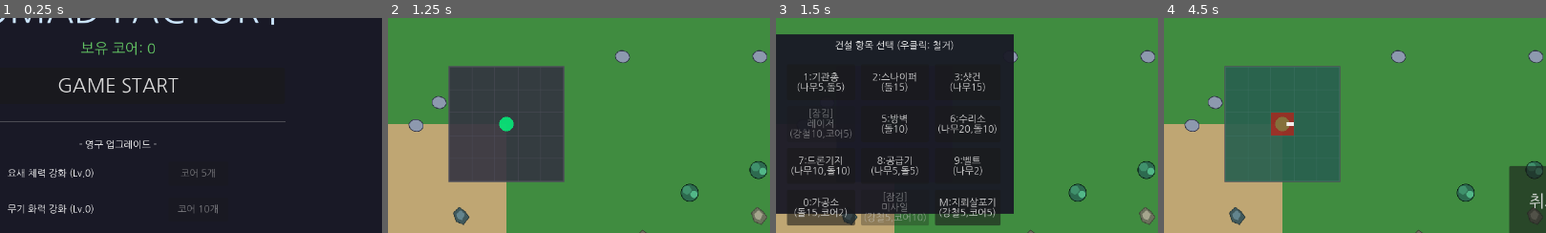
Above: before the commit, frames 1-4 (left to right).
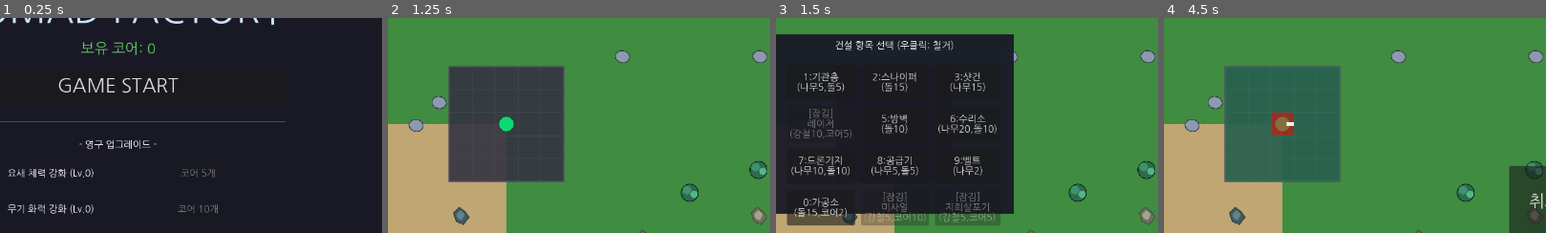
Above: after the commit, the same moments.

Repository: krWebfirewood/nomad-factory
Game: Godot game, scene res://scenes/title_screen.tscn
Same seed, same stepped clock (60 frames per second), same inputs: the game is played once before the commit and once after it.
Inputs:
- Up to frame 1 (0.25 s): no input
- Up to frame 2 (1.25 s): click "GAME START" at 0.5 s
- Up to frame 3 (1.5 s): click "건설" at 1.25 s
- Up to frame 4 (4.5 s): click "대쉬 [Shift]" at 2 s; click "▲" at 2.75 s; click "▼" at 3.5 s; click "1:기관총 (나무5,돌5)" at 4.25 s
The pictures show only the part of the screen within x 34-84%, y 25-75%; the shares and areas given below are measured in that part.

Frames 1-2 are identical in both runs. In frame 3, 1.5% of the frame differs, in the area x 41-59%, y 80-97%; in frame 4, nothing differs.

Commit message:
Fix mine dispenser unlocking logic and placement validator

Diff:
--- a/scripts/player.gd
+++ b/scripts/player.gd
@@ -49,7 +49,7 @@
 var position_history = []
 var max_history = 200
 
-var unlocked_towers = [1, 2, 3, 5, 6, 7, 8, 9, 10, 12] # 4(레이저), 11(미사일) 잠김
+var unlocked_towers = [1, 2, 3, 5, 6, 7, 8, 9, 10] # 4(레이저), 11(미사일), 12(지뢰) 잠김
 
 var active_relics = {
 	"vampire": false,
@@ -241,7 +241,7 @@
 		if build_type == -1 and is_instance_valid(moving_building):
 			check_type = moving_building.get_meta("build_type_id") if moving_building.has_meta("build_type_id") else 1
 
-		var is_internal = (check_type >= 1 and check_type <= 4) or (check_type >= 8 and check_type <= 11)
+		var is_internal = (check_type >= 1 and check_type <= 4) or (check_type >= 8 and check_type <= 12)
 		var is_external = (check_type >= 5 and check_type <= 7)
 		var max_grid = 2
 
@@ -1087,7 +1087,7 @@
 	if build_type == -1 and is_instance_valid(moving_building):
 		check_type = moving_building.get_meta("build_type_id") if moving_building.has_meta("build_type_id") else 1
 
-	var is_internal = (check_type >= 1 and check_type <= 4) or (check_type >= 8 and check_type <= 11)
+	var is_internal = (check_type >= 1 and check_type <= 4) or (check_type >= 8 and check_type <= 12)
 	var is_external = (check_type >= 5 and check_type <= 7)
 
 	var is_inside = abs(grid_pos.x) <= max_grid and abs(grid_pos.y) <= max_grid
@@ -1380,6 +1380,8 @@
 		all_options.append({"id": "unlock_laser", "title": "[해금] 레이저 타워", "desc": "적을 관통하는 강력한 레이저 타워 건설법을 해금합니다."})
 	if not 11 in unlocked_towers:
 		all_options.append({"id": "unlock_missile", "title": "[해금] 미사일 타워", "desc": "폭발성 미사일을 발사하는 타워 건설법을 해금합니다."})
+	if not 12 in unlocked_towers:
+		all_options.append({"id": "unlock_mine", "title": "[해금] 지뢰 살포기", "desc": "적의 이동 경로에 지뢰를 설치하는 살포기 건설법을 해금합니다."})
 
 	if not active_relics.get("vampire"):
 		all_options.append({"id": "relic_vampire", "title": "[유물] 흡혈 코어", "desc": "모든 타워가 적을 공격할 때마다 5% 확률로 요새 체력을 1 회복합니다."})
@@ -1434,6 +1436,9 @@
 		update_hotbar_ui()
 	elif id == "unlock_missile":
 		unlocked_towers.append(11)
+		update_hotbar_ui()
+	elif id == "unlock_mine":
+		unlocked_towers.append(12)
 		update_hotbar_ui()
 	elif id == "relic_vampire":
 		active_relics["vampire"] = true
@@ -1717,4 +1722,5 @@
 	elif b_type == 9: building = preload("res://scripts/belt.gd").new()
 	elif b_type == 10: building = preload("res://scripts/processor.gd").new()
 	elif b_type == 11: building = preload("res://scripts/missile_turret.gd").new()
+	elif b_type == 12: building = preload("res://scripts/mine_dispenser.gd").new()
 	return building
